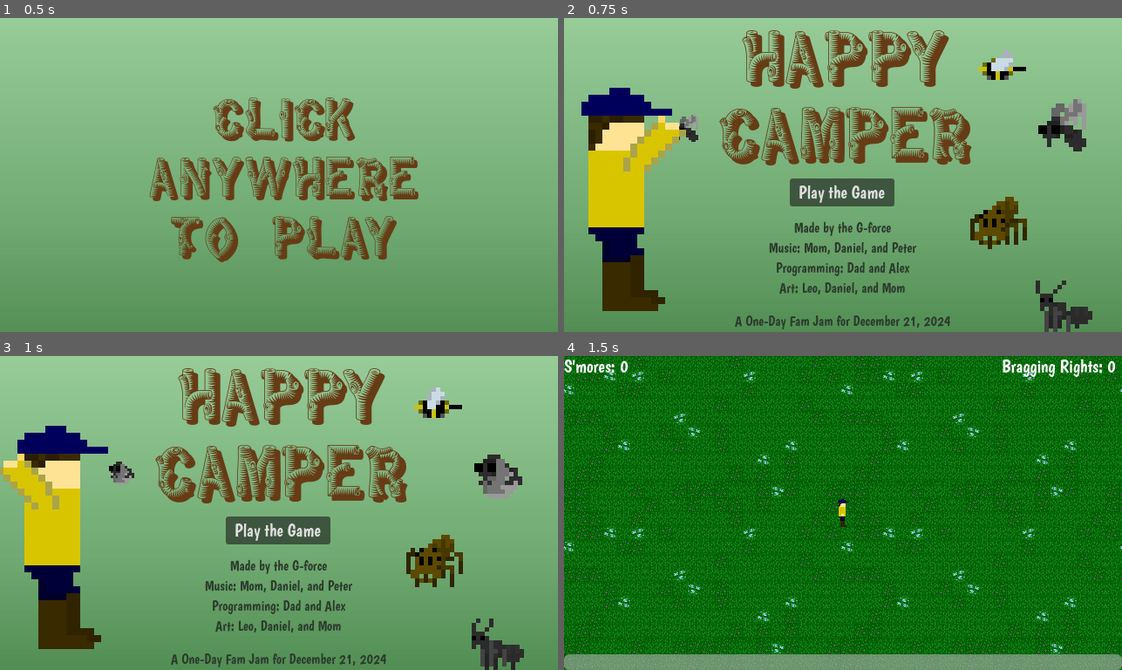
Above: before the commit, frames 1-4 (two rows, left to right).
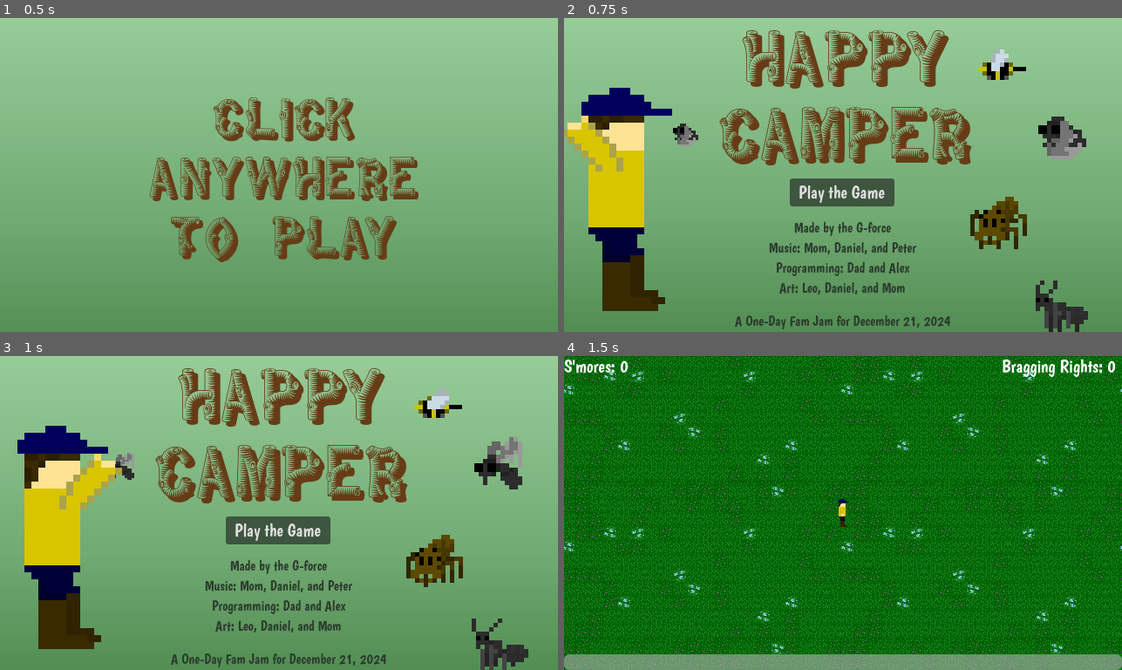
Above: after the commit, the same moments.

Repository: the-g-force/happy-camper
Game: Godot game, scene res://menu/splashscreen.tscn
The game is run twice, just before and just after one commit, with the same random seed, the same clock (stepped at 60 frames per second) and the same inputs.
Inputs (mouse positions are in pixels of both pictures, inside the frame that each line leads up to):
- Up to frame 1 (0.5 s): no input
- Up to frame 2 (0.75 s): tap Enter at 0.5 s; move the mouse to (965, 159) at 0.52 s; hold Right (right) from 0.53 s (still down); click (965, 159) at 0.67 s
- Up to frame 3 (1 s): keep holding Right (right)
- Up to frame 4 (1.5 s): release Right (right) at 1.25 s; click "Play the Game" at 1.25 s

Frame 1 is identical in both runs. In frame 2, 3.3% of the frame differs, in the area x 0-95%, y 10-100%; in frame 3, 3.3%; in frame 4, nothing differs.

Commit message:
Make sure it is a mouse event
It could previously also have been a keyboard event

Diff:
--- a/project/menu/splashscreen.gd
+++ b/project/menu/splashscreen.gd
@@ -2,5 +2,5 @@
 
 
 func _input(event: InputEvent) -> void:
-	if event.is_pressed():
+	if event is InputEventMouseButton and event.is_pressed():
 		get_tree().change_scene_to_file("res://menu/main_menu.tscn")
